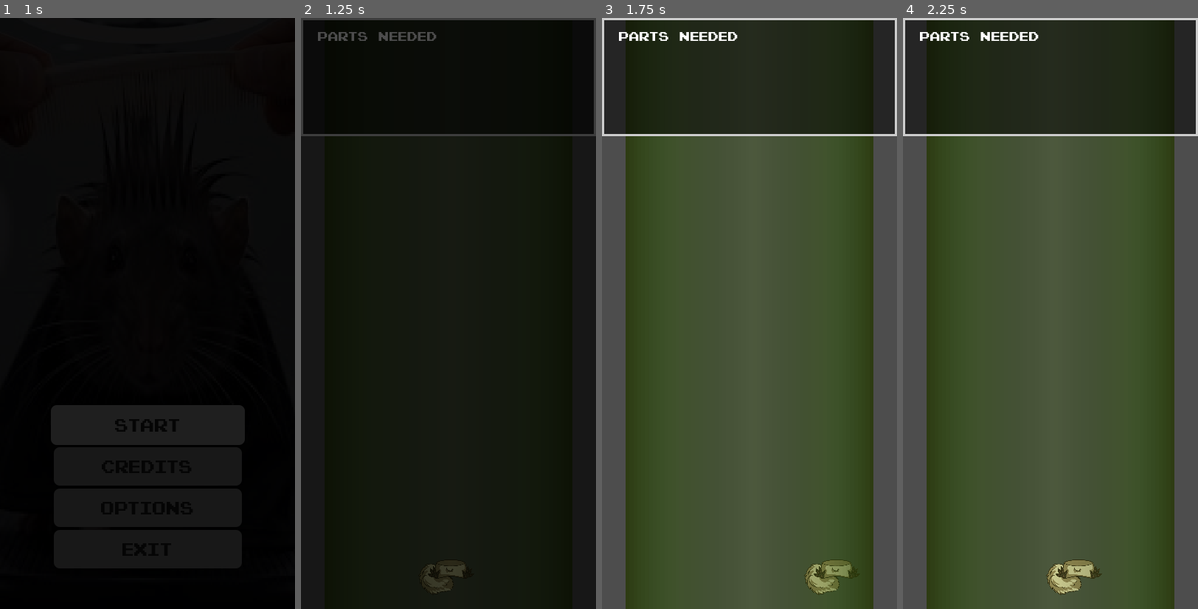
Above: before the commit, frames 1-4 (left to right).
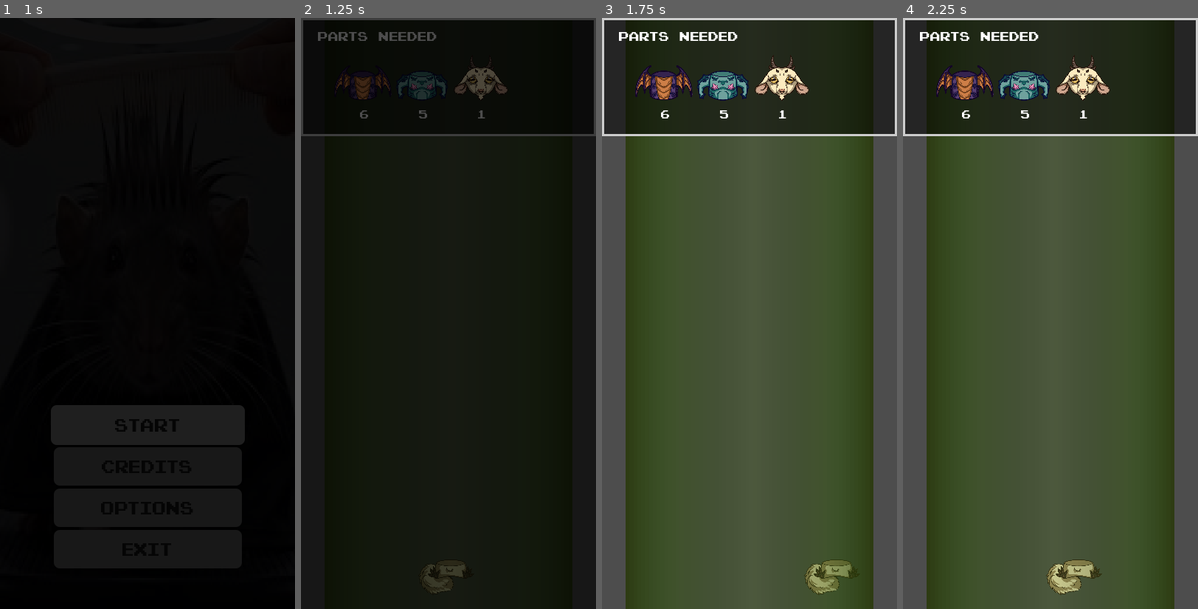
Above: after the commit, the same moments.

Repository: DamDro95/stacking-game
Game: Godot game, scene res://Scenes/user_interface/main_menu.tscn
The game is run twice, just before and just after one commit, with the same random seed, the same clock (stepped at 60 frames per second) and the same inputs.
Inputs (mouse positions are in pixels of both pictures, inside the frame that each line leads up to):
- Up to frame 1 (1 s): click "Start" at 0.5 s
- Up to frame 2 (1.25 s): no input
- Up to frame 3 (1.75 s): move the mouse to (814, 283) at 1.27 s; hold Right (ui_right) from 1.28 s (still down)
- Up to frame 4 (2.25 s): tap Enter at 2 s; move the mouse to (991, 343) at 2.02 s; release Right (ui_right) at 2.03 s; hold Left (ui_left) from 2.03 s (still down)

Frame 1 is identical in both runs. In frame 2, 1.1% of the frame differs, in the area x 11-70%, y 7-17%; in frame 3, 1.9%, in the area x 11-70%, y 6-17%; in frame 4, 1.9%.
Error before the commit: Parse Error: Identifier "items" not declared in the current scope. (res://Scripts/gameplay/recipe_manager.gd:25)

Commit message:
Finalized game loop logic

Diff:
--- a/Scripts/gameplay/recipe_manager.gd
+++ b/Scripts/gameplay/recipe_manager.gd
@@ -22,29 +22,40 @@
 func new_recipe() -> void:
 	# Randomize the seed (crucial so you don't get the same "random" results every time)
 	randomize()
-	items.shuffle()
+	body_items.shuffle()
+	head_items.shuffle()
 
-	var new_items = items.slice(0, 4)
+	var number_of_body_parts = randi_range(1, 3)
+
+	var new_items = body_items.slice(0, number_of_body_parts)
 	recipe = {}
 	for item in new_items:
-		recipe[item] = randi_range(1, 2)
+		recipe[item] = randi_range(1, 6)
+
+	var head_item = head_items[0]
+	recipe[head_item] = 1
 
 func stack_calculation(area:Area2D) -> void:
 	var anim_sprit = area.get_node('AnimatedSprite2D')
 	var anim_name = anim_sprit.animation
 
-	if anim_name in recipe and recipe[anim_name] > 0:
-		recipe[anim_name] -= 1;
-		valid_item_stacked.emit(anim_name, recipe)
-		AudioController.play_stack_success()
-	else:
+	var is_body_recipe_complete = recipe.keys().all(func(key):
+		if "head" in key:
+			return true
+		return recipe[key] == 0
+	)
+
+	if (anim_name not in recipe
+	or (anim_name in recipe and recipe[anim_name] < 1)
+	or ("head" in anim_name and not is_body_recipe_complete)):
 		invalid_item_stacked.emit()
 		AudioController.play_stack_fail()
 		return
 
-	# Check if recipe is complete
-	var is_complete = recipe.values().all(func(v): return v == 0)
-	if is_complete: #and "head" in anim_name:
+	recipe[anim_name] -= 1;
+	valid_item_stacked.emit(anim_name, recipe)
+	AudioController.play_stack_success()
+
+	var is_recipe_complete = recipe.values().all(func(v): return v == 0)
+	if is_recipe_complete and "head" in anim_name:
 		recipe_completed.emit()
-	#elif not is_complete and "head" in anim_name:
-		#invalid_item_stacked.emit()
